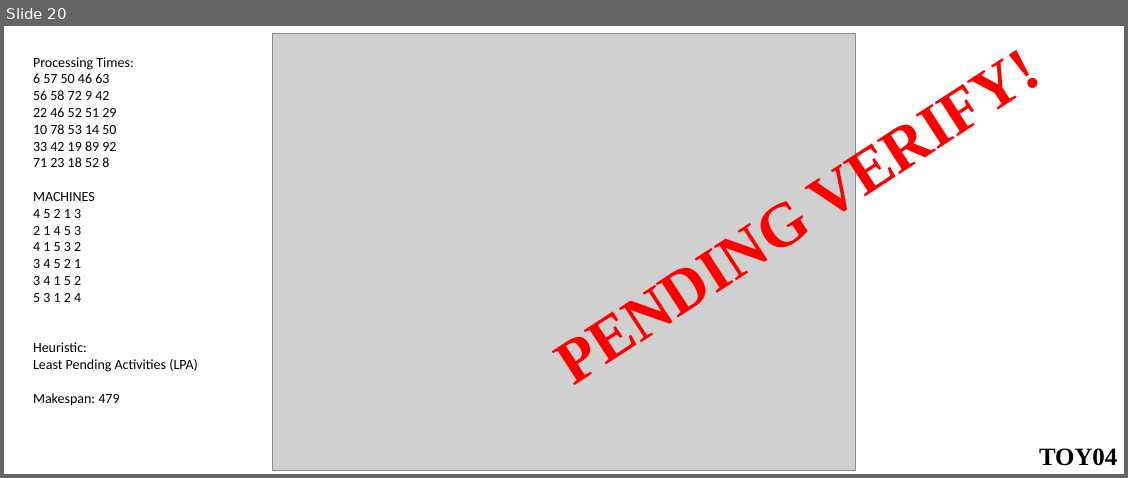
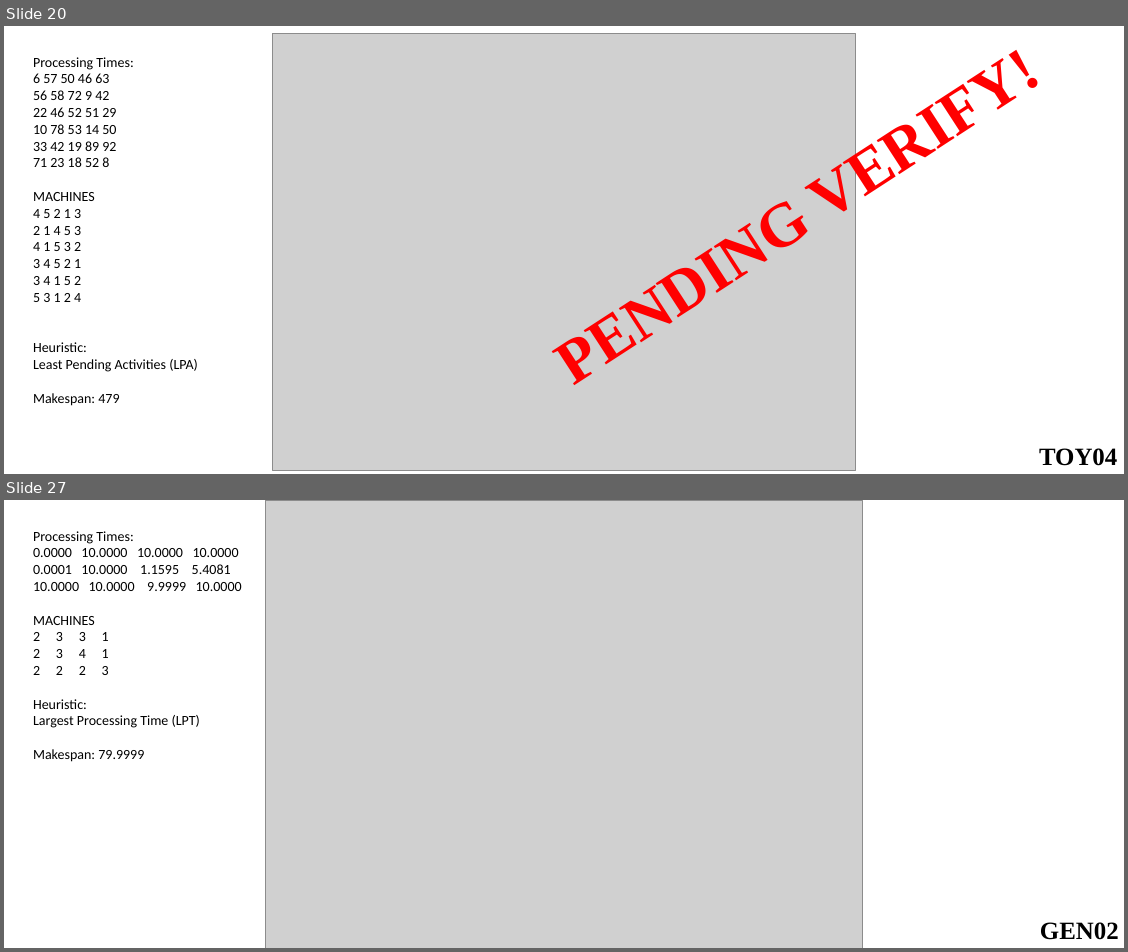
Before and after one commit to iamaya2/BaseInstances, a slide deck: JobShopScheduling/Instances.pptx. Shown one above the other, each under a label of ours: slide 20 before the commit, slides 20 and 27 after it; the slides between them are not shown. The pictures are 1128x478 and 1128x952 pixels, drawn with LibreOffice and Linux fonts; fonts in the diff are those of the drawing; grey boxes stand for pictures. Boxes give left, top, right and bottom in pixels: in the first picture for what was removed or moved away, otherwise in the second. Text is boxed around its words. In the diff, an @@ line names an element or a change of style, - is before the commit and + after.

```diff
--- a/JobShopScheduling/Instances.pptx
+++ b/JobShopScheduling/Instances.pptx
@@ slide 27 added at <box>4,500,1124,948</box>, background #FFFFFF @@
@@ picture added at <box>266,500,863,948</box> @@
@@ text added at <box>33,531,242,762</box>, 18 pt, text #000000 @@
+Processing Times:
+0.0000 10.0000 10.0000 10.0000
+0.0001 10.0000 1.1595 5.4081
+10.0000 10.0000 9.9999 10.0000
+MACHINES
+2 3 3 1
+2 3 4 1
+2 2 2 3
+Heuristic:
+Largest Processing Time (LPT)
+Makespan: 79.9999
@@ text added at <box>1040,922,1119,940</box>, 32 pt, text #000000, bold @@
+GEN02
```
Also in this commit, not shown: 9 other slides added.
